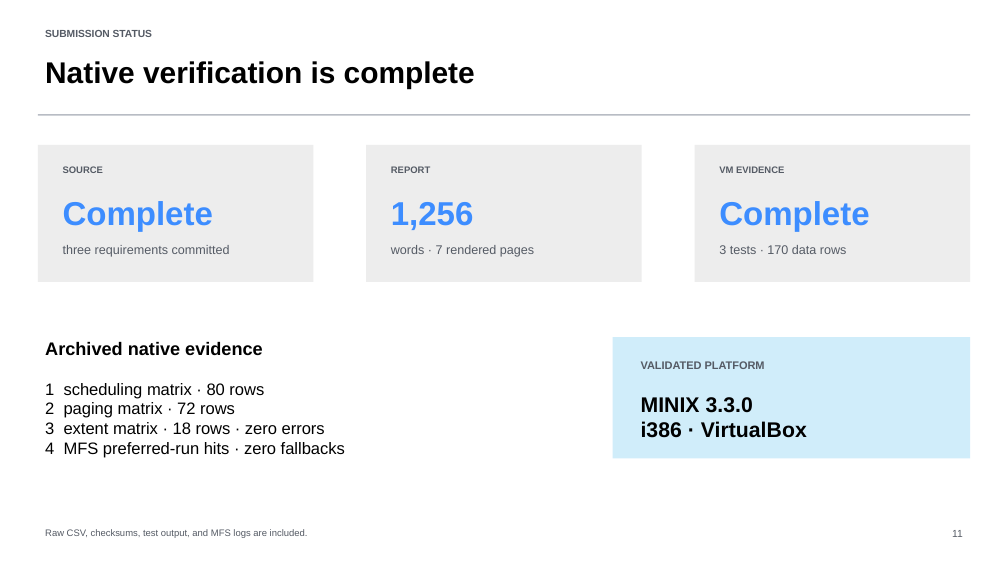
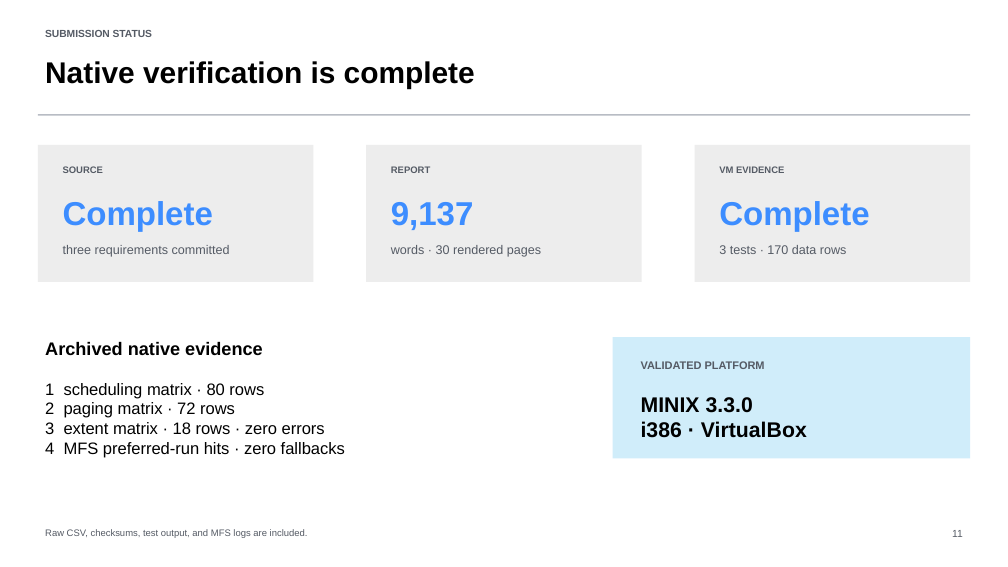
Before and after one commit to Rodina761/CSE335-MINIX-Project, a slide deck: slide 11 of project-deliverables/CSE335_MINIX_Project_Presentation.pptx. Drawn at 1008x567 pixels with LibreOffice and Linux fonts; fonts in the diff are those of the drawing. Boxes give left, top, right and bottom in pixels: in the first picture for what was removed or moved away, otherwise in the second. Text is boxed around its words. In the diff, an @@ line names an element or a change of style, - is before the commit and + after.

```diff
--- a/project-deliverables/CSE335_MINIX_Project_Presentation.pptx
+++ b/project-deliverables/CSE335_MINIX_Project_Presentation.pptx
@@ text at [391,202,474,230]: text changed @@
-1,256
+9,137
@@ text at [391,245,541,257]: text changed @@
-words · 7 rendered pages
+words · 30 rendered pages
```
Also in this commit, not shown: 1 other slide changed.
